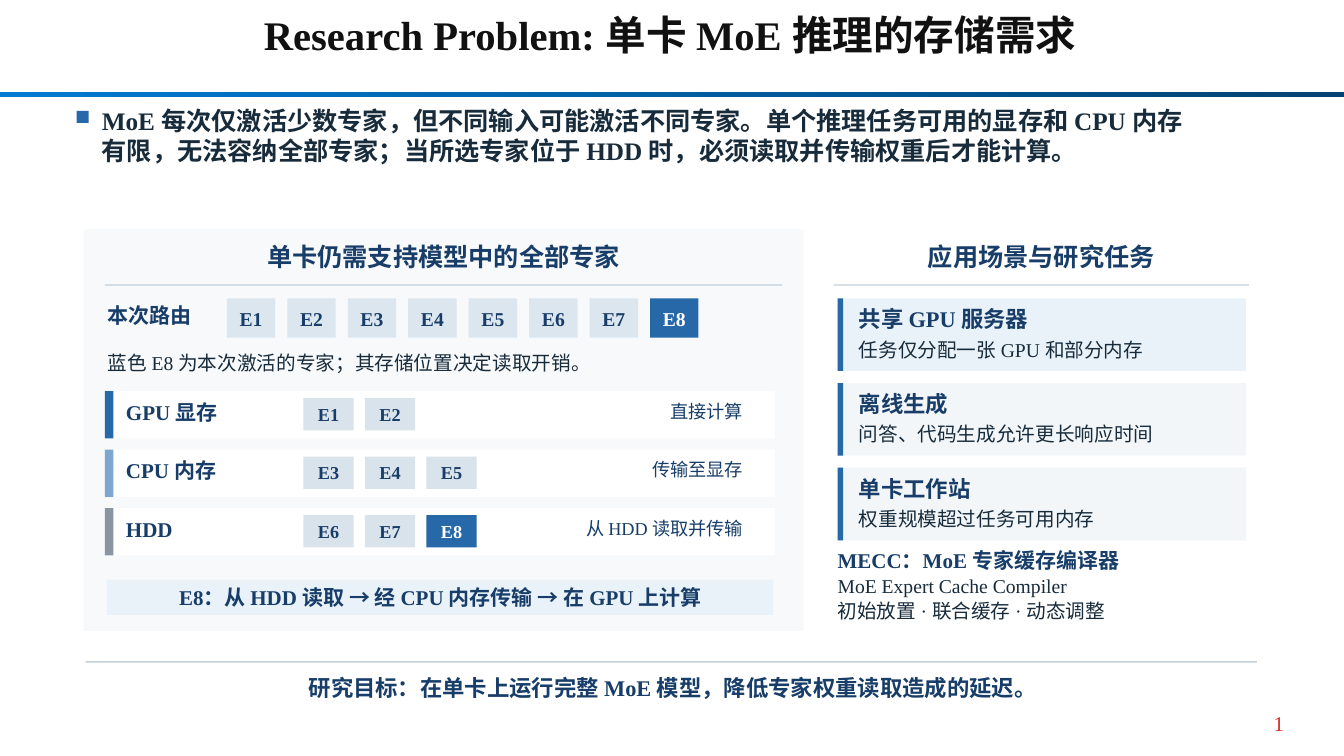
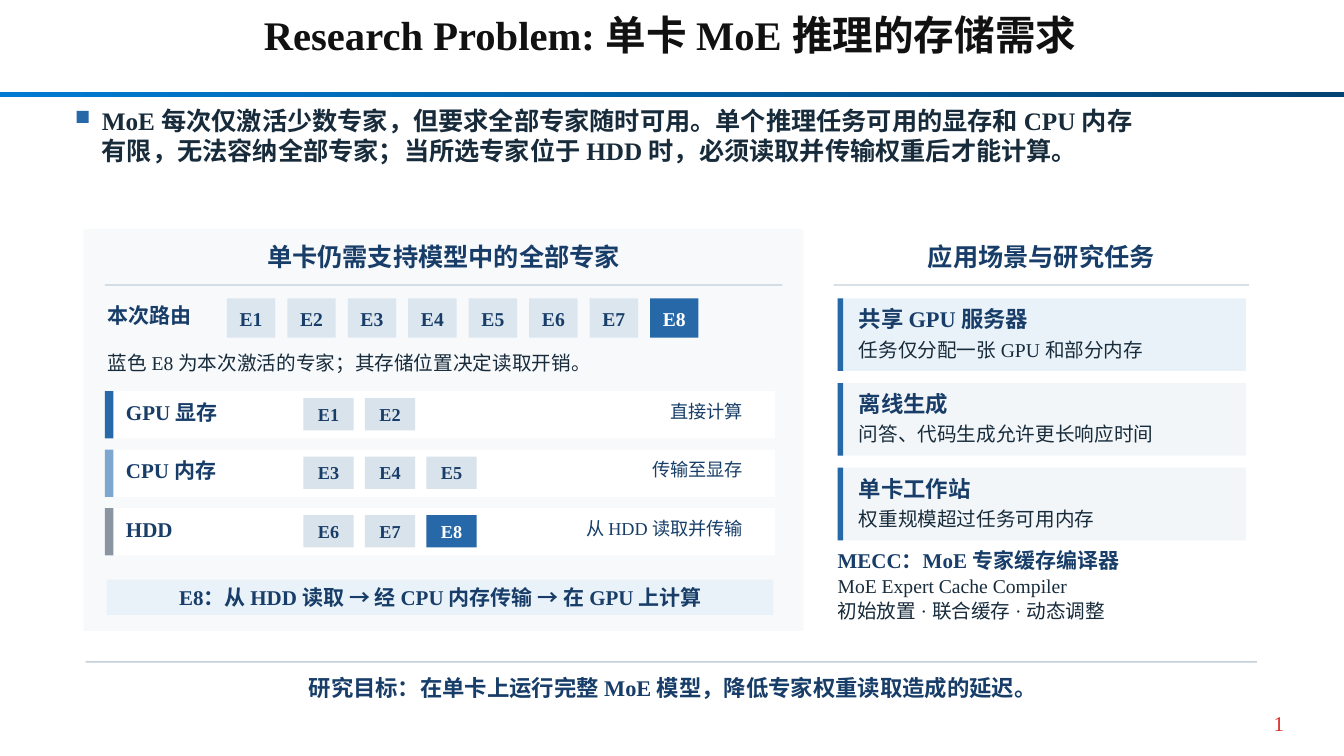
Before and after one commit to Kirihara-Yun/mecc_package, a slide deck: slide 1 of mecc_package/paper/talk_updates/20261108_r27/MECC_group_meeting_R27_20261108.pptx. Drawn at 1344x756 pixels with LibreOffice and Linux fonts; fonts in the diff are those of the drawing. Boxes give left, top, right and bottom in pixels: in the first picture for what was removed or moved away, otherwise in the second. Text is boxed around its words. In the diff, an @@ line names an element or a change of style, - is before the commit and + after.

Commit message:
slides: state the full expert availability requirement directly

```diff
--- a/mecc_package/paper/talk_updates/20261108_r27/MECC_group_meeting_R27_20261108.pptx
+++ b/mecc_package/paper/talk_updates/20261108_r27/MECC_group_meeting_R27_20261108.pptx
@@ text at [102,108,1132,165]: text changed @@
-MoE 每次仅激活少数专家，但不同输入可能激活不同专家。单个推理任务可用的显存和 CPU 内存
-有限，无法容纳全部专家；当所选专家位于 HDD 时，必须读取并传输权重后才能计算。
+MoE 每次仅激活少数专家，但要求全部专家随时可用。单个推理任务可用的显存和 CPU 内存
+有限，无法容纳全部专家；当所选专家位于 HDD 时，必须读取并传输权重后才能计算。
```
Also in this commit, not shown: 9 other files.
